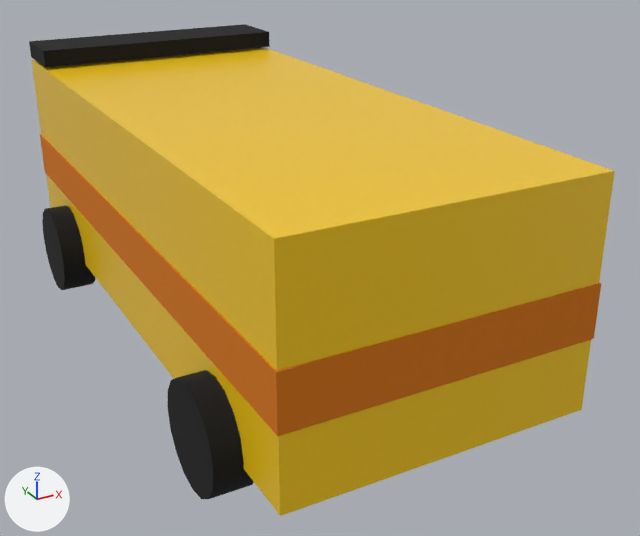
Before and after pictures for a commit that changed the glTF model public/assets/models/vehicles/veh_matatu_ngong_01.glb.
Before and after are seen from a 50 mm lens placed at (-2.91, -6.37, 3.68), pointed at (0.37, -0.41, 0.69). The lights are fixed; the arrows at lower left show +X, +Y and +Z. The older version comes first. Where no turn or scale is listed for an object, it has been applied to the vertices.
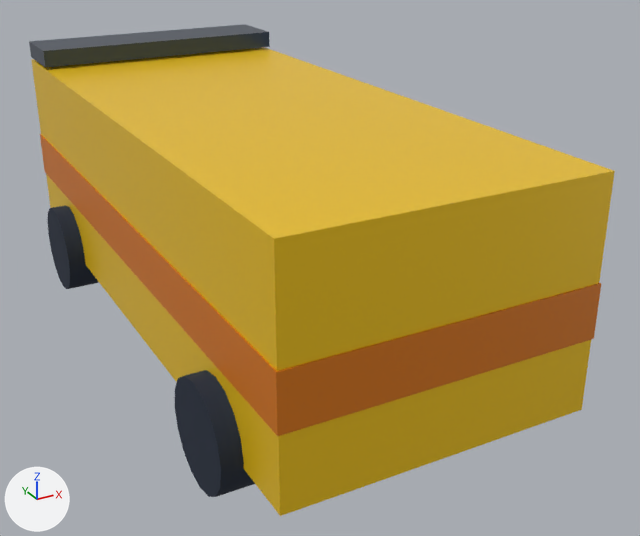
The change, as a diff of the scene's bpy script:
```diff
--- a/public/assets/models/vehicles/veh_matatu_ngong_01.glb.py
+++ b/public/assets/models/vehicles/veh_matatu_ngong_01.glb.py
@@ mat_material_0 @@
 mat_material_0.base_color = (0.956, 0.604, 0.0075)  # yellow #facc15
-mat_material_0.roughness = 0.3
+mat_material_0.roughness = 0.35
+mat_material_0.metallic = 0.2
@@ mat_material_1 @@
 mat_material_1.base_color = (0.694, 0.184, 0.00182)  # orange #d97706
-mat_material_1.roughness = 1.0
+mat_material_1.roughness = 0.4
@@ mat_material_2 @@
 mat_material_2 = principled_material('Material_2')
-mat_material_2.base_color = (0.00561, 0.00561, 0.00561)  # black #111111
-mat_material_2.roughness = 1.0
+mat_material_2.base_color = (0.063, 0.0908, 0.141)  # dark blue #475569
+mat_material_2.roughness = 0.3
+mat_material_2.metallic = 0.7
@@ mat_material_3 @@
 mat_material_3 = principled_material('Material_3')
-mat_material_3.base_color = (0.00561, 0.00561, 0.00561)  # black #111111
+mat_material_3.base_color = (0.013, 0.0222, 0.0437)  # dark blue #1e293b
 mat_material_3.roughness = 1.0
@@ me_mesh_4 @@
 me_mesh_4.from_pydata(...)  # 36 vertices, 64 faces; spans x -0.15..0.15, y -0.4..0.4, z -0.4..0.4
-me_mesh_4.materials.append(mat_material_4)  # black #111111
+me_mesh_4.materials.append(mat_material_3)  # dark blue #1e293b
@@ ob_mesh_3 @@
 ob_mesh_3 = bpy.data.objects.new('Mesh_3', me_mesh_3)
-ob_mesh_3.location = (-1.2, 1.8, 0.4)
+ob_mesh_3.location = (-1.15, 1.8, 0.4)
@@ ob_mesh_4 @@
 ob_mesh_4 = bpy.data.objects.new('Mesh_4', me_mesh_4)
-ob_mesh_4.location = (-1.2, -1.8, 0.4)
+ob_mesh_4.location = (-1.15, -1.8, 0.4)
```

Location of each change, (x1, y1, x2, y2) in pixels of the pictures (640 x 536 px):
'Mesh_4', recoloured, moved: before (168, 370, 253, 499); after (175, 370, 255, 497)
'Mesh_2', recoloured, surface changed (lighter): (29, 24, 270, 67) in both
'Mesh_3', recoloured, moved (black to dark blue): before (42, 205, 95, 290); after (48, 205, 98, 289)
